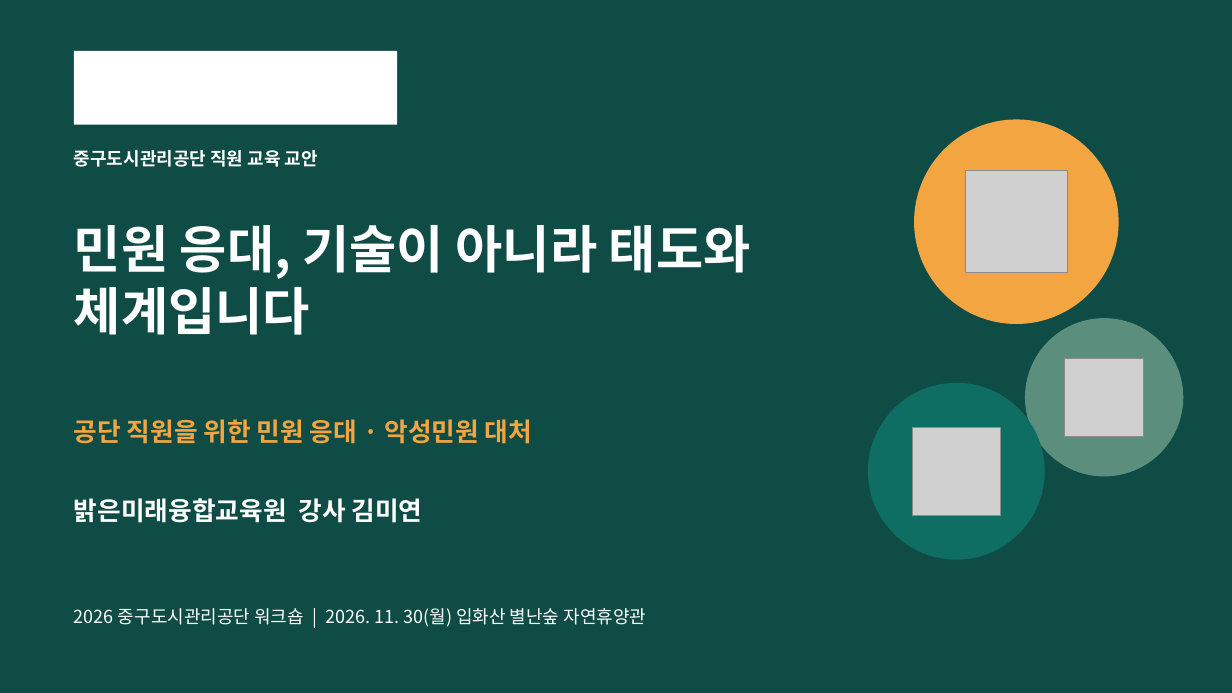
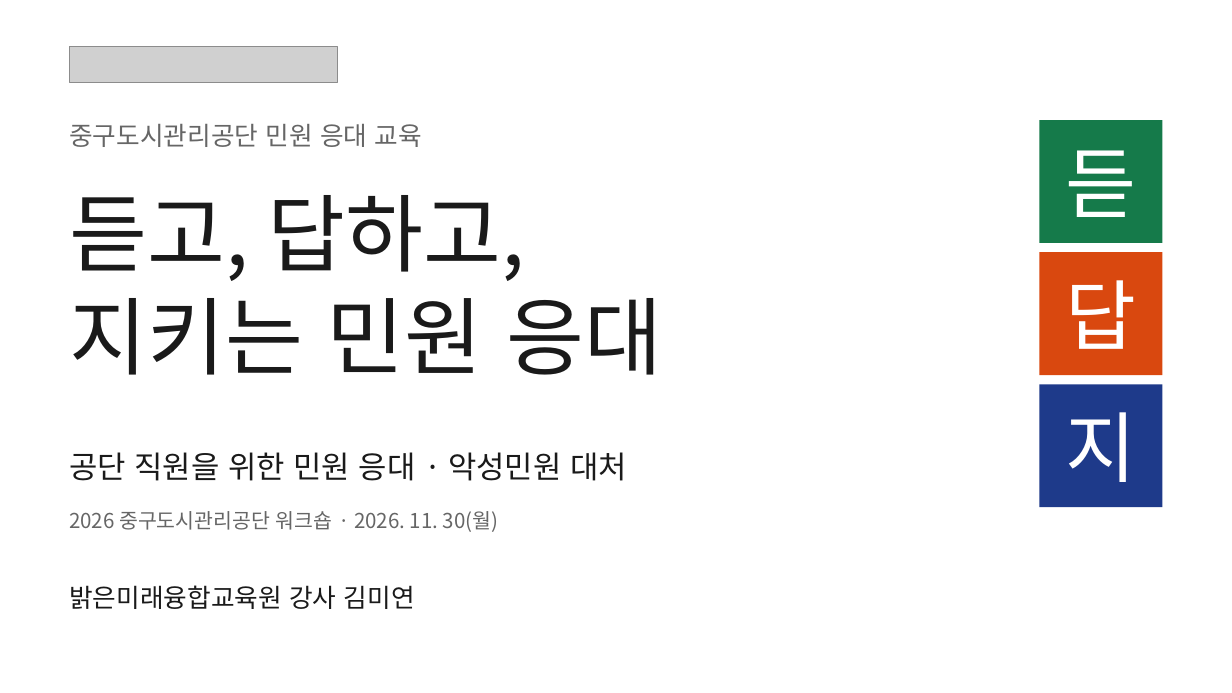
Before and after one commit to edupang79-crypto/prompt, a slide deck: slide 1 of 교안/중구도시관리공단_민원응대_교안.pptx. Drawn at 1232x693 pixels with LibreOffice and Linux fonts; fonts in the diff are those of the drawing; grey boxes stand for pictures; background and template pictures are left out. Boxes give left, top, right and bottom in pixels: in the first picture for what was removed or moved away, otherwise in the second. Text is boxed around its words. In the diff, an @@ line names an element or a change of style, - is before the commit and + after.

```diff
--- a/교안/중구도시관리공단_민원응대_교안.pptx
+++ b/교안/중구도시관리공단_민원응대_교안.pptx
@@ rectangle removed at [0,0,1232,693] @@
@@ picture added at [69,46,337,82] @@
@@ rectangle removed at [74,51,397,125] @@
@@ text at [69,124,422,147]: text changed; size 14 to 20 pt; text colour #FFFFFF to #666666; bold off @@
-중구도시관리공단 직원 교육 교안
+중구도시관리공단 민원 응대 교육
@@ ellipse removed at [915,120,1118,323] @@
@@ rectangle added at [1040,120,1163,243], fill #157A4A, 60 pt, text #FFFFFF @@
+듣
@@ picture removed at [966,171,1067,273] @@
@@ title added at [69,195,662,375], 66 pt, text #1A1A1A @@
+듣고, 답하고,
+지키는 민원 응대
@@ title removed at [74,225,751,335] @@
-민원 응대, 기술이 아니라 태도와 체계입니다
@@ rectangle added at [1040,252,1163,375], fill #D9480F, 60 pt, text #FFFFFF @@
+답
@@ ellipse removed at [1026,319,1183,476] @@
@@ picture removed at [1066,359,1144,437] @@
@@ ellipse removed at [869,384,1044,559] @@
@@ rectangle added at [1040,384,1163,507], fill #1E3A8A, 60 pt, text #FFFFFF @@
+지
@@ text "공단 직원을 위한 민원 응대 ...": place and size @@
-text "공단 직원을 위한 민원 응대 ..." at [74,419,532,444]
+text "공단 직원을 위한 민원 응대 ..." at [69,452,627,481]
@@ text "공단 직원을 위한 민원 응대 ..." at [69,452,627,481]: size 20 to 24 pt, text colour #F2A541 to #1A1A1A, bold off @@
@@ picture removed at [913,427,1001,515] @@
@@ text at [69,511,498,532]: text changed; size 14 to 16 pt; text colour #FFFFFF to #666666 @@
-2026 중구도시관리공단 워크숍 | 2026. 11. 30(월) 입화산 별난숲 자연휴양관
+2026 중구도시관리공단 워크숍 · 2026. 11. 30(월)
@@ text "밝은미래융합교육원 강사 김미연": place and size @@
-text "밝은미래융합교육원 강사 김미연" at [74,498,422,523]
+text "밝은미래융합교육원 강사 김미연" at [69,585,415,609]
@@ text "밝은미래융합교육원 강사 김미연" at [69,585,415,609]: text colour #FFFFFF to #1A1A1A, bold off @@
```
Also in this commit, not shown: 11 other slides changed, 12 slides added, 12 slides removed, 5 other files.
